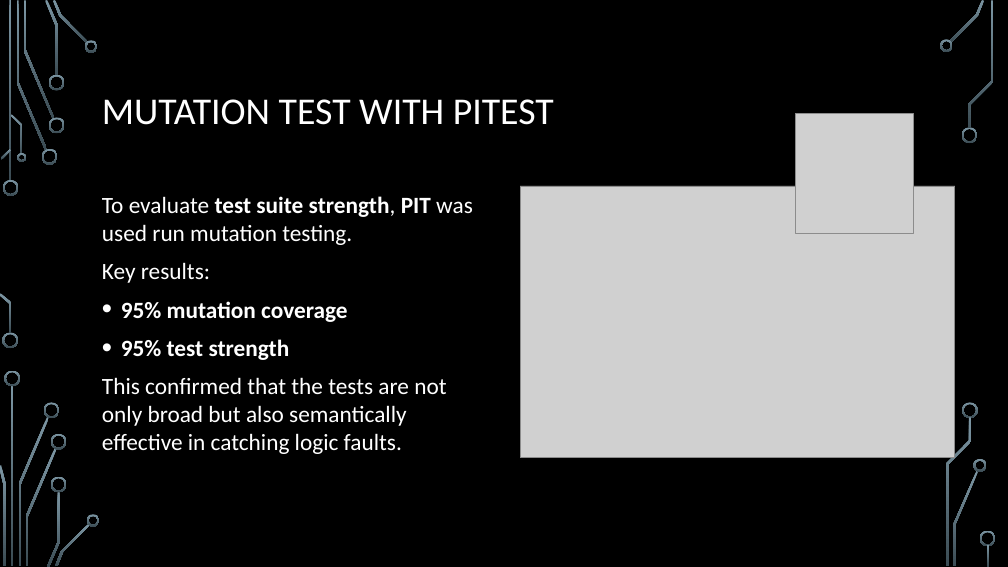
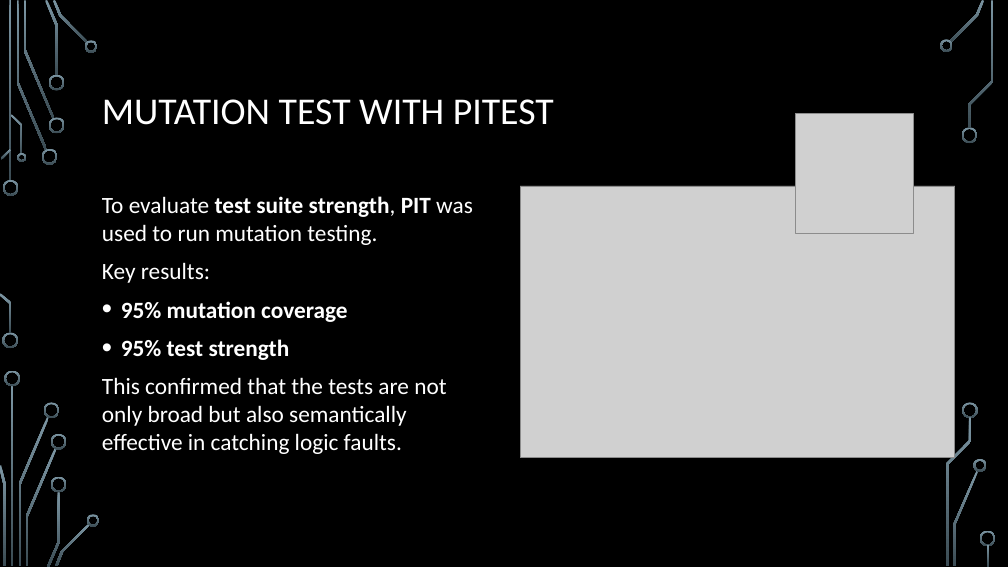
Before and after one commit to Luciano-Bercini-Unisa/commons-csv, a slide deck: slide 7 of docs/Software Dependability Presentation - Luciano Bercini.pptx. Drawn at 1008x567 pixels with LibreOffice and Linux fonts; fonts in the diff are those of the drawing; grey boxes stand for pictures; background and template pictures are left out. Boxes give left, top, right and bottom in pixels: in the first picture for what was removed or moved away, otherwise in the second. Text is boxed around its words. In the diff, an @@ line names an element or a change of style, - is before the commit and + after.

Commit message:
Improved presentation

```diff
--- a/docs/Software Dependability Presentation - Luciano Bercini.pptx
+++ b/docs/Software Dependability Presentation - Luciano Bercini.pptx
@@ text at (102,196,473,245): text changed @@
-To evaluate test suite strength, PIT was used run mutation testing.
+To evaluate test suite strength, PIT was used to run mutation testing.
```
Also in this commit, not shown: 1 other slide changed.
